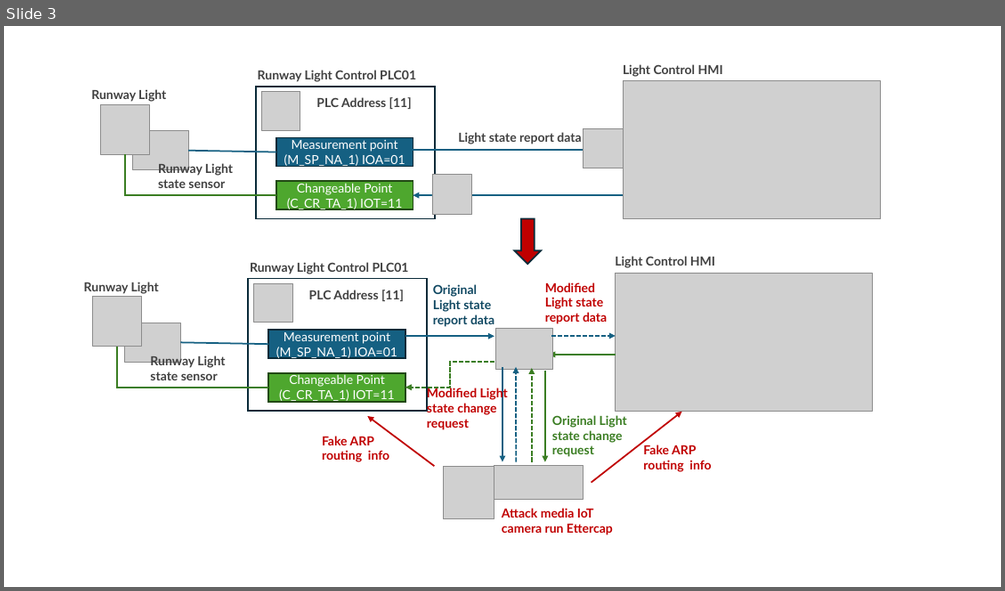
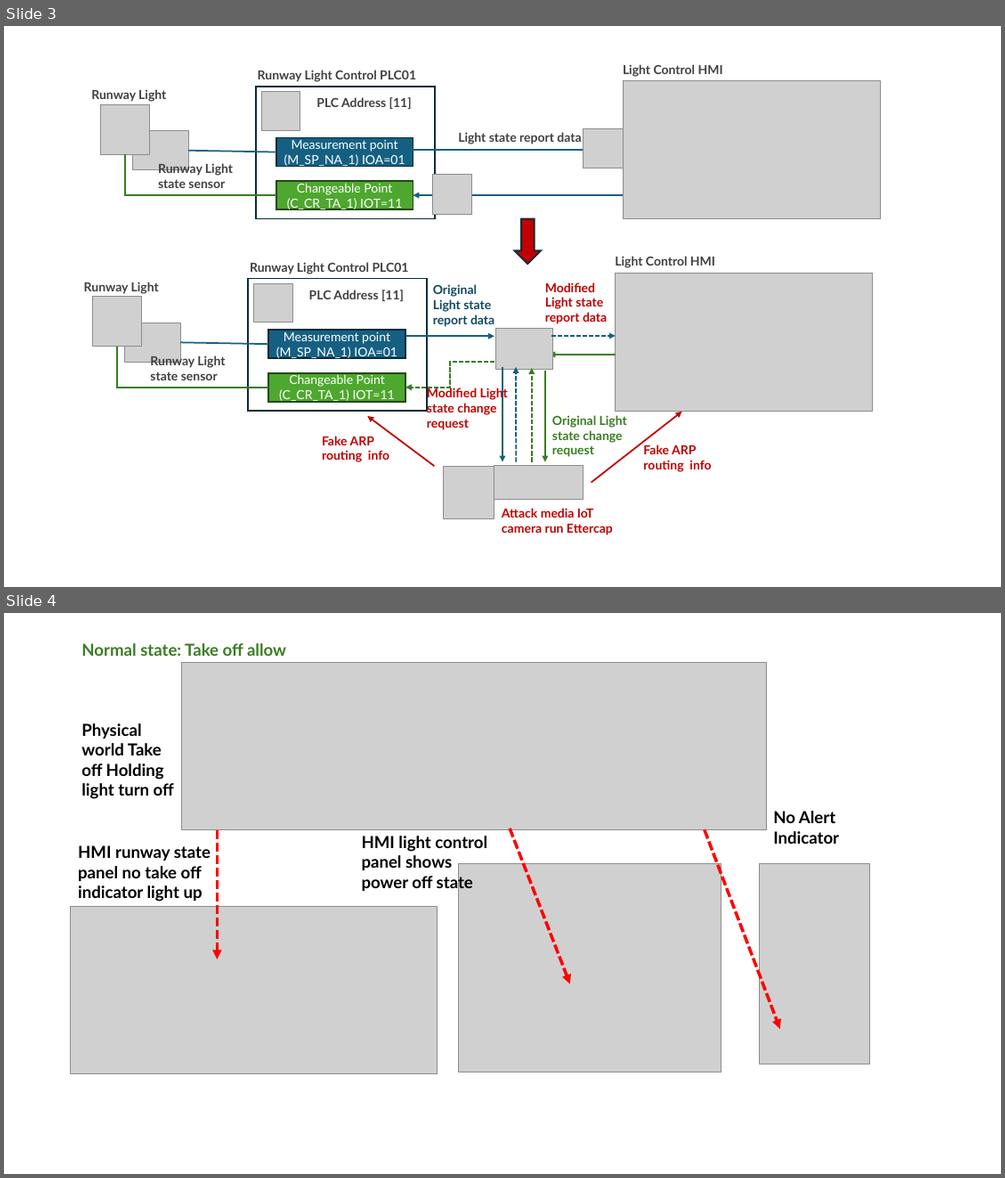
Before and after one commit to LiuYuancheng/Airport_Runway_Simulation_Cyber_Range_Document, a slide deck: 5_Case_Study_Doc/2_CaseStudy_MITM_Img/designDoc.pptx. Shown one above the other, each under a label of ours: slide 3 before the commit, slides 3 and 4 after it. The pictures are 1005x591 and 1005x1178 pixels, drawn with LibreOffice and Linux fonts; fonts in the diff are those of the drawing; grey boxes stand for pictures. Boxes give left, top, right and bottom in pixels: in the first picture for what was removed or moved away, otherwise in the second. Text is boxed around its words. In the diff, an @@ line names an element or a change of style, - is before the commit and + after.

```diff
--- a/5_Case_Study_Doc/2_CaseStudy_MITM_Img/designDoc.pptx
+++ b/5_Case_Study_Doc/2_CaseStudy_MITM_Img/designDoc.pptx
@@ slide 4 added at <box>4,613,1001,1174</box>, background #FFFFFF @@
@@ text added at <box>81,643,286,656</box>, 16 pt, text #3B7D23, bold @@
+Normal state: Take off allow
@@ picture added at <box>182,662,766,830</box> @@
@@ text added at <box>81,723,174,799</box>, 16 pt, text #000000, bold @@
+Physical world Take off Holding light turn off
@@ text added at <box>773,811,839,844</box>, 16 pt, text #000000, bold @@
+No Alert Indicator
@@ text added at <box>78,845,210,901</box>, 16 pt, text #000000, bold @@
+HMI runway state panel no take off indicator light up
@@ arrow added from (217, 830) to (217, 959), #FF0000 3 pt dashed @@
@@ text added at <box>362,835,487,892</box>, 16 pt, text #000000, bold @@
+HMI light control panel shows power off state
@@ arrow added from (510, 828) to (570, 984), #FF0000 3 pt dashed @@
@@ arrow added from (704, 830) to (780, 1029), #FF0000 3 pt dashed @@
@@ picture added at <box>459,863,722,1071</box> @@
@@ picture added at <box>760,863,870,1063</box> @@
@@ picture added at <box>71,906,437,1074</box> @@
```
Also in this commit, not shown: 2 other slides added, 4 other files.
